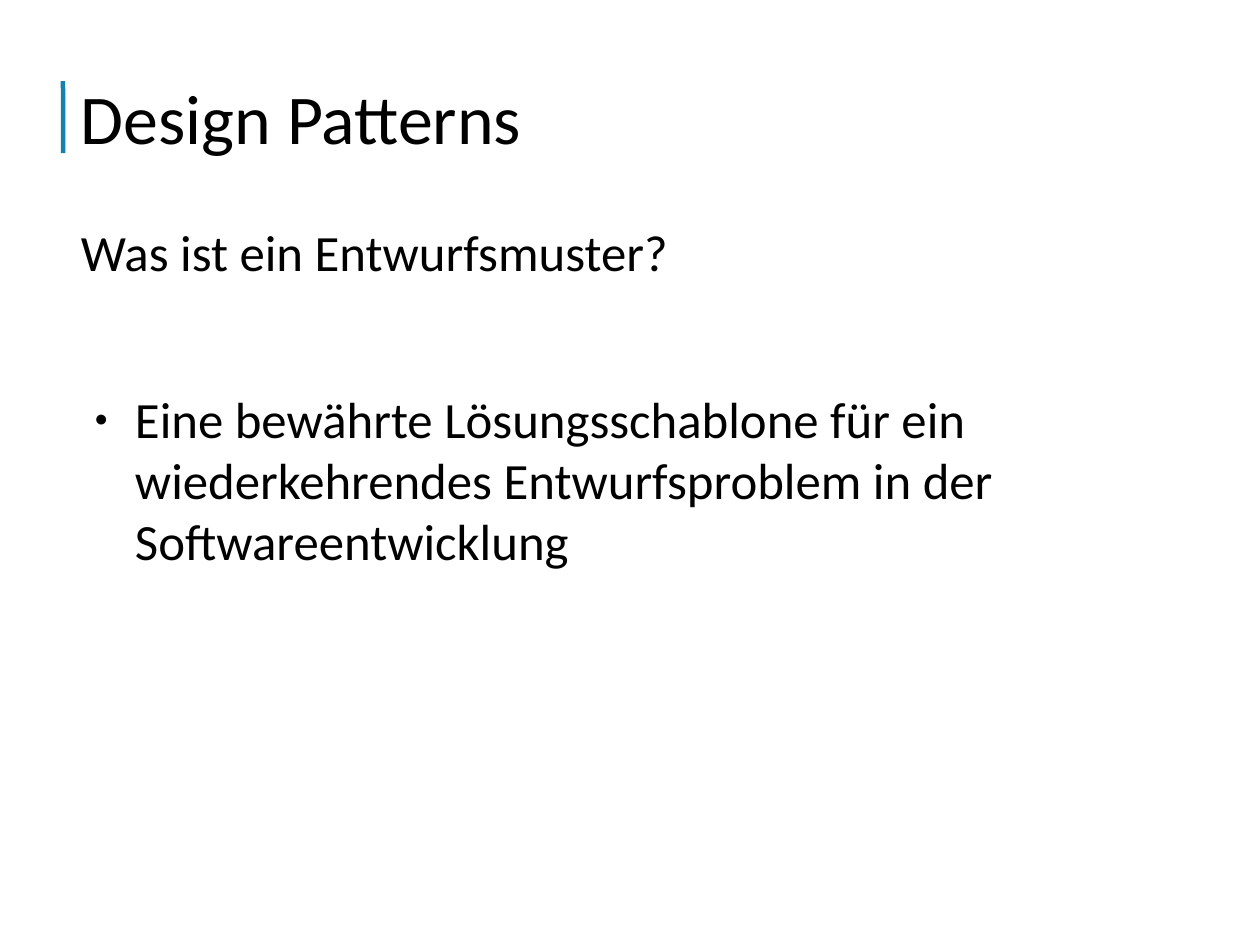
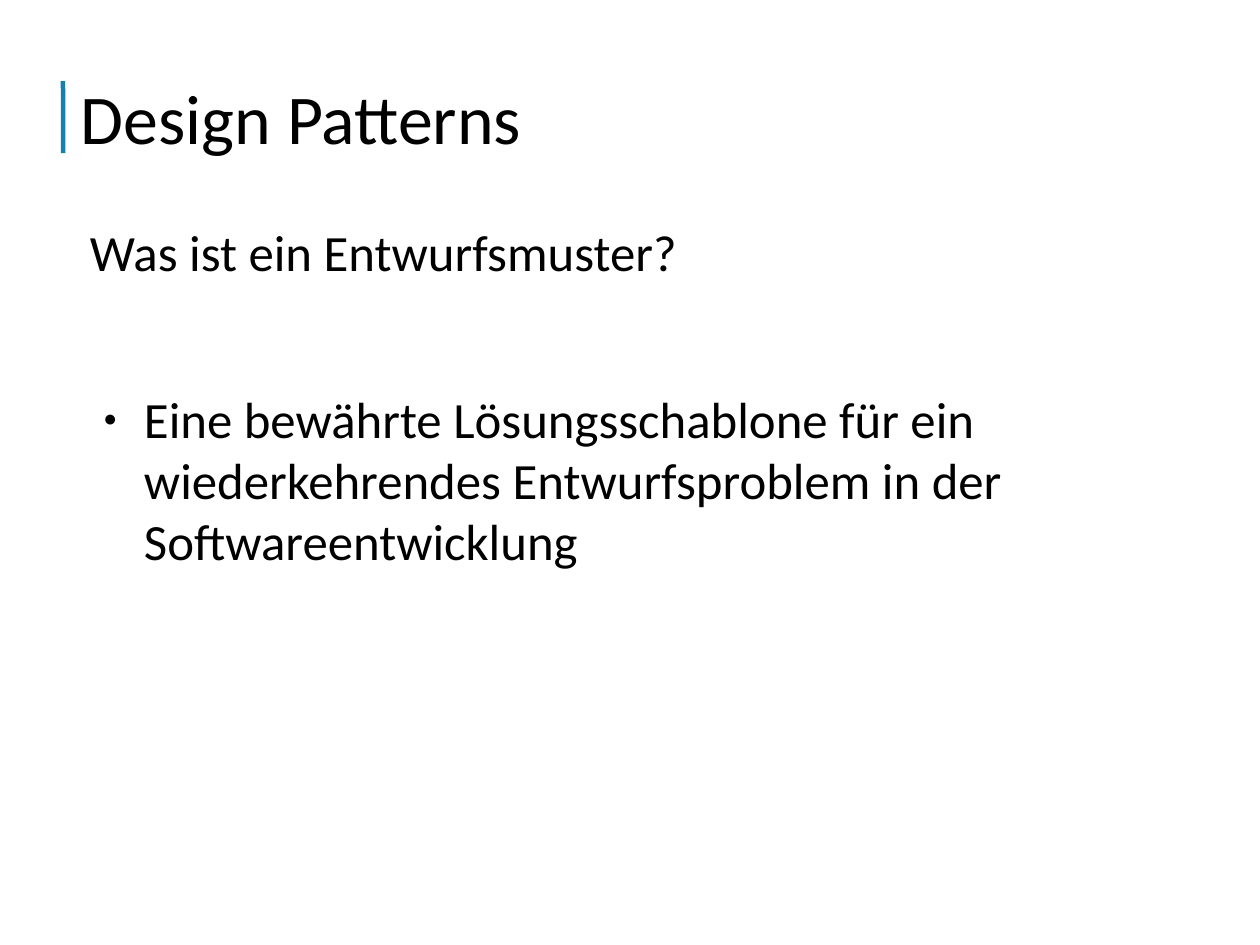
Before and after one commit to FBLudwig/StatePattern-ePortfolio, a slide deck: slide 2 of ressources/State-Pattern.odp (slide 3 before the commit). Drawn at 1260x945 pixels with LibreOffice and Linux fonts; fonts in the diff are those of the drawing. Boxes give left, top, right and bottom in pixels: in the first picture for what was removed or moved away, otherwise in the second. Text is boxed around its words. In the diff, an @@ line names an element or a change of style, - is before the commit and + after.

```diff
--- a/ressources/State-Pattern.odp
+++ b/ressources/State-Pattern.odp
@@ text "Was ist ein Entwurfsmuster?": place and size @@
-text "Was ist ein Entwurfsmuster?" at (81,236,993,569)
+text "Was ist ein Entwurfsmuster?" at (90,236,1002,569)
```
Also in this commit, not shown: 3 other slides changed, 3 slides removed, 3 other files.
